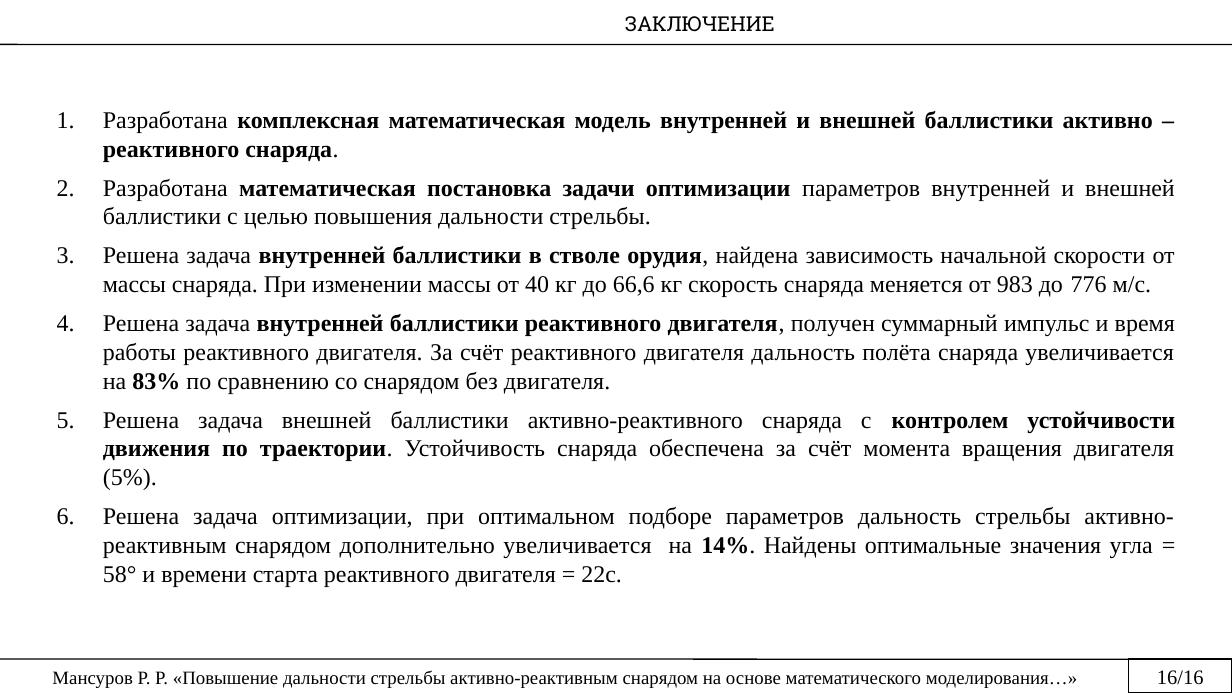
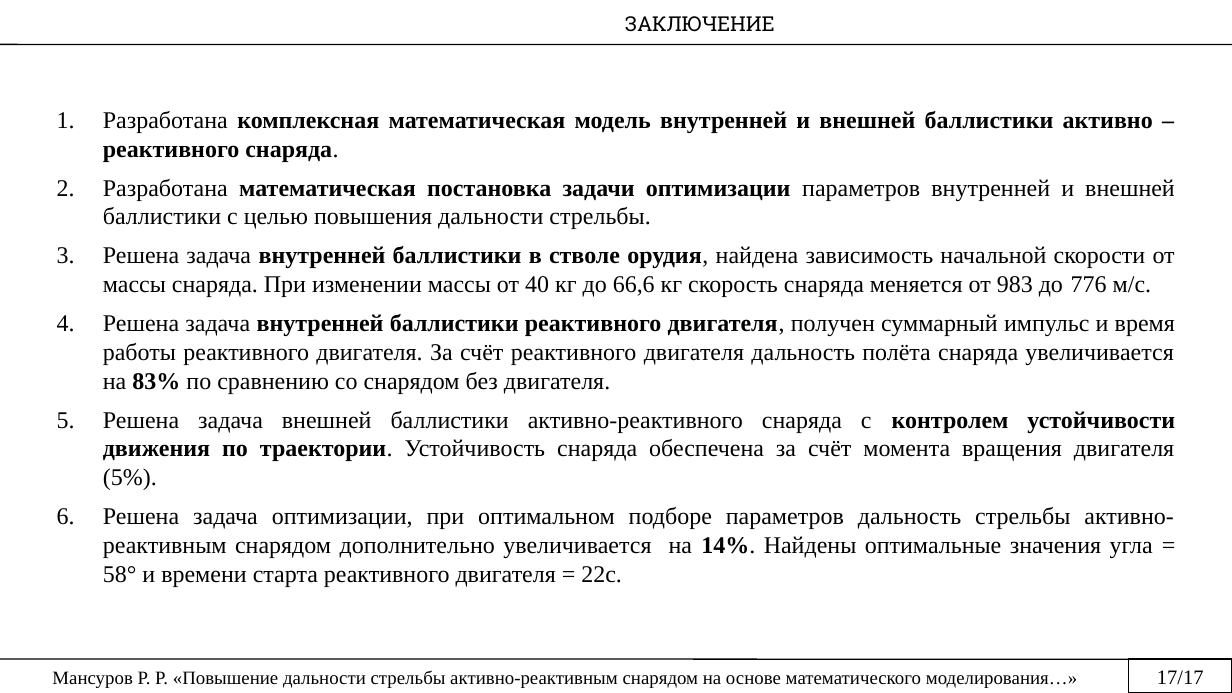
Before and after one commit to rustam-mansurov/cats, a slide deck: slide 17 of Мансуров Р.Р. — копия (2).pptx. Drawn at 1232x693 pixels with LibreOffice and Linux fonts; fonts in the diff are those of the drawing. Boxes give left, top, right and bottom in pixels: in the first picture for what was removed or moved away, otherwise in the second. Text is boxed around its words. In the diff, an @@ line names an element or a change of style, - is before the commit and + after.

```diff
--- a/Мансуров Р.Р. — копия (2).pptx
+++ b/Мансуров Р.Р. — копия (2).pptx
@@ text at box(1157, 670, 1204, 684): text changed @@
-16/16
+17/17
```
Also in this commit, not shown: 12 other slides changed, 1 slide added, 1 slide removed.
